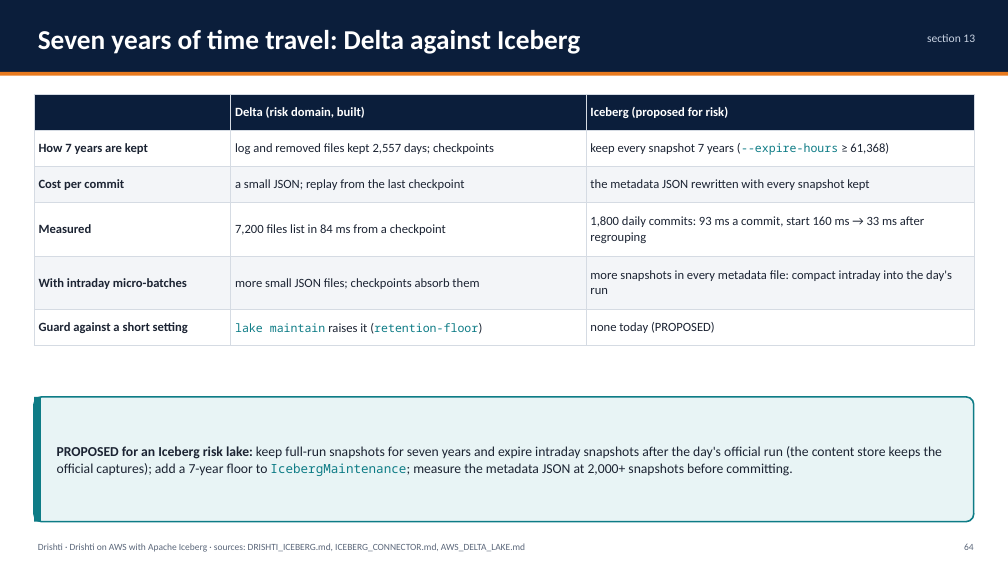
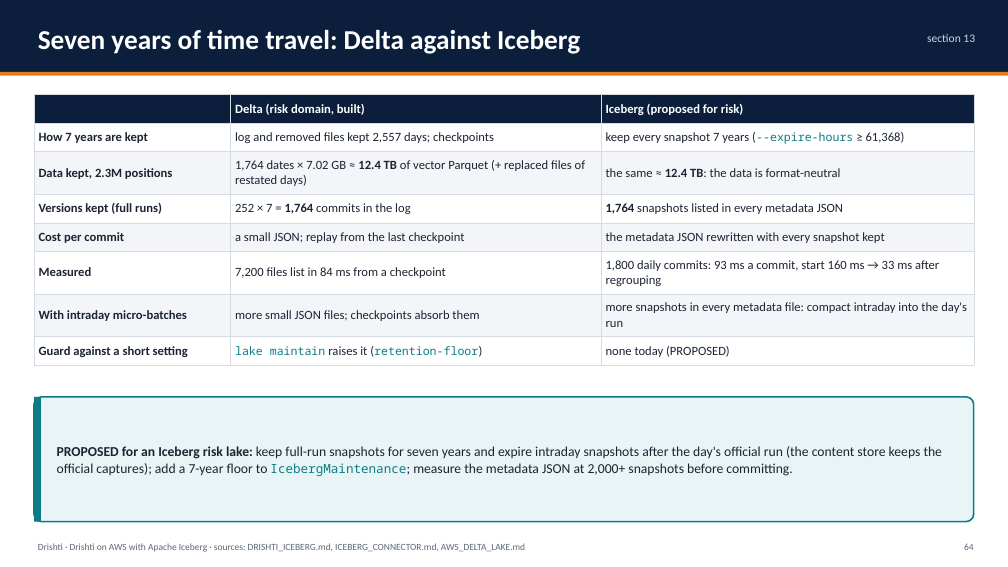
Before and after one commit to ajsinha/drishti, a slide deck: slide 64 of docs/publications/Drishti-AWS-Iceberg.pptx. Drawn at 1008x567 pixels with LibreOffice and Linux fonts; fonts in the diff are those of the drawing. Boxes give left, top, right and bottom in pixels: in the first picture for what was removed or moved away, otherwise in the second. Text is boxed around its words. In the diff, an @@ line names an element or a change of style, - is before the commit and + after.

Commit message:
The AWS Iceberg deck sized for 2.3 million positions and 15,000 portfolios

```diff
--- a/docs/publications/Drishti-AWS-Iceberg.pptx
+++ b/docs/publications/Drishti-AWS-Iceberg.pptx
@@ table at <box>34,95,974,365</box> @@
+row 3: Data kept, 2.3M positions | 1,764 dates × 7.02 GB ≈ 12.4 TB of vector Parquet (+ replaced files of restated days) | the same ≈ 12.4 TB: the data is format-neutral
+row 4: Versions kept (full runs) | 252 × 7 = 1,764 commits in the log | 1,764 snapshots listed in every metadata JSON
```
Also in this commit, not shown: 3 other slides changed, 1 other file.
